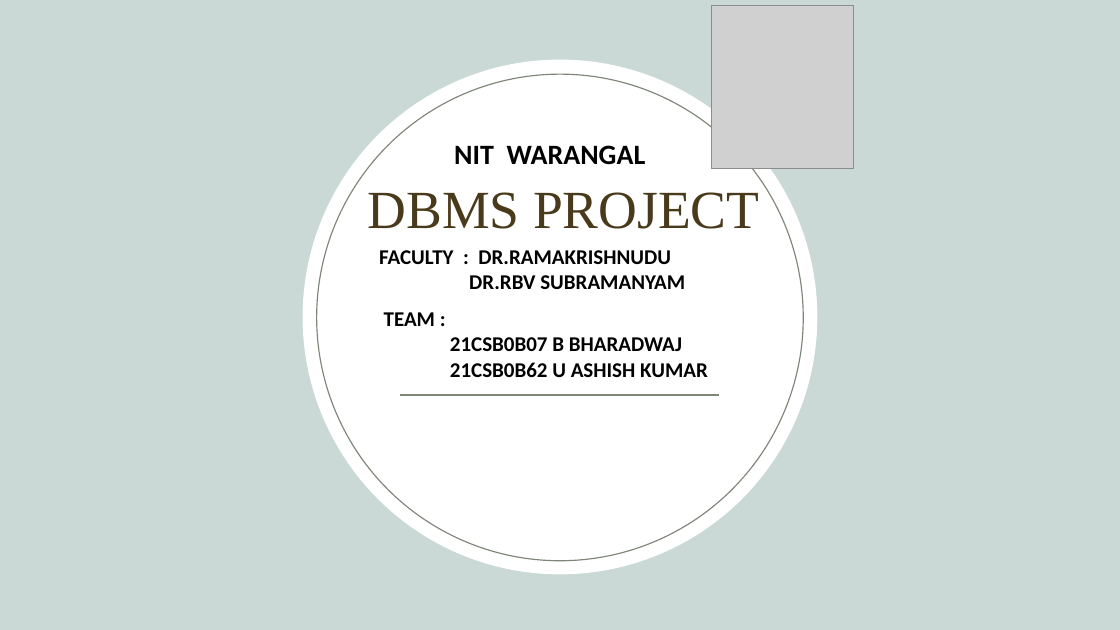
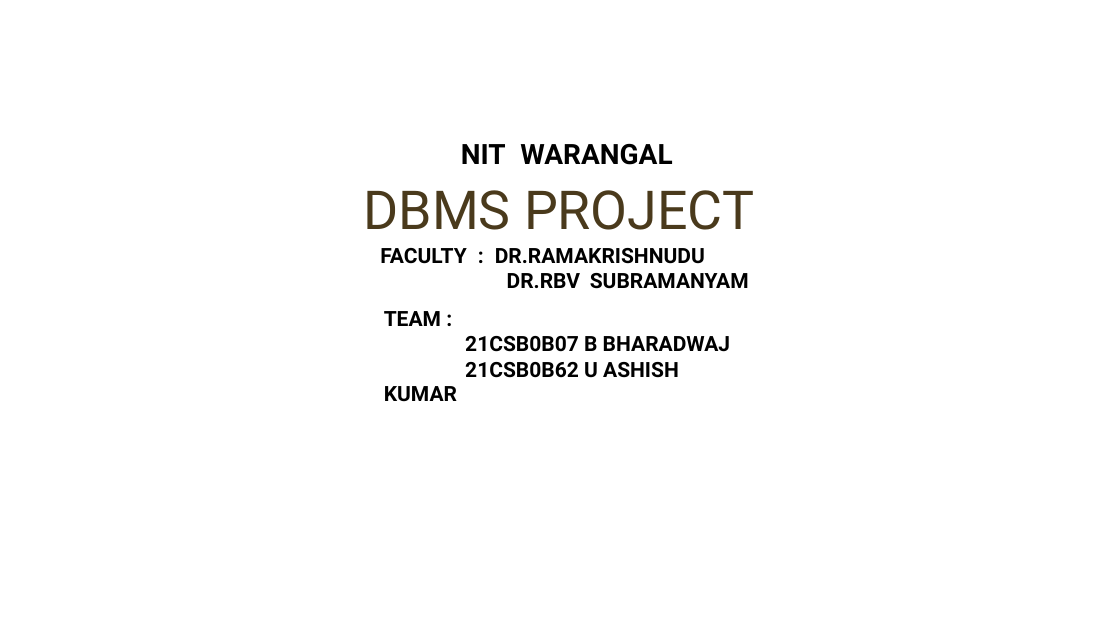
Before and after one commit to Bharadwaj721/Mall-Management-Database-System, a slide deck: slide 1 of DBMS PROJECT.pptx. Drawn at 1120x630 pixels with LibreOffice and Linux fonts; fonts in the diff are those of the drawing; grey boxes stand for pictures; background and template pictures are left out. Boxes give left, top, right and bottom in pixels: in the first picture for what was removed or moved away, otherwise in the second. Text is boxed around its words. In the diff, an @@ line names an element or a change of style, - is before the commit and + after.

```diff
--- a/DBMS PROJECT.pptx
+++ b/DBMS PROJECT.pptx
@@ background #CAD8D6 to picture (left out) @@
@@ picture removed at (712,6,854,169) @@
@@ ellipse removed at (303,60,817,574) @@
@@ ellipse removed at (317,74,803,560) @@
@@ text "NIT WARANGAL": place and size @@
-text "NIT WARANGAL" at (454,145,646,164)
+text "NIT WARANGAL" at (461,143,672,165)
@@ text "NIT WARANGAL" at (461,143,672,165): font Calibri to Roboto; line spacing 1 to 26.8pt @@
@@ text at (364,190,754,230): paragraph added @@
+DBMS PROJECT
@@ text "DBMS PROJECT": place and size @@
-text "DBMS PROJECT" at (379,250,685,289)
+text "DBMS PROJECT" at (364,190,754,288)
@@ title removed at (368,192,759,229) @@
-DBMS PROJECT
@@ text at (380,248,705,264): font Calibri to Roboto in "FACULTY : DR.RAMAKRISHNUDU"; indent changed; line spacing 1 to 20.1pt; more space between paragraphs @@
@@ text at (507,273,580,288): text changed; font Calibri to Roboto @@
-DR.RBV SUBRAMANYAM
+DR.RBV
@@ text added at (590,273,749,289), 18 pt, text #000000, bold @@
+SUBRAMANYAM
@@ text at (384,312,435,326): paragraph removed @@
-TEAM :
@@ text added at (384,311,441,326), 18 pt, text #000000, bold @@
+TEAM :
@@ text at (465,336,731,352): font Calibri to Roboto in "21CSB0B07 B BHARADWAJ"; line spacing 1 to 20.1pt @@
@@ text "21CSB0B07 B BHARADWAJ": place and size @@
-text "21CSB0B07 B BHARADWAJ" at (384,312,708,377)
+text "21CSB0B07 B BHARADWAJ" at (465,336,731,378)
@@ text added at (384,386,457,402), 18 pt, text #000000, bold @@
+KUMAR
@@ text at (465,362,679,378): text changed; font Calibri to Roboto @@
-21CSB0B62 U ASHISH KUMAR
+21CSB0B62 U ASHISH
@@ line removed from (401, 395) to (720, 395) @@
```
Also in this commit, not shown: 29 other slides changed, 1 slide added, 1 slide removed.
